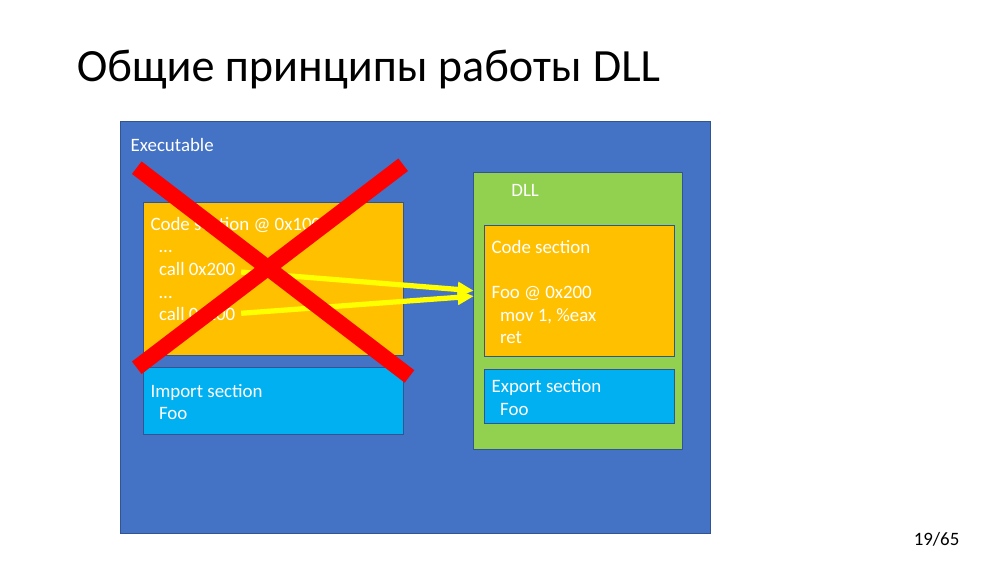
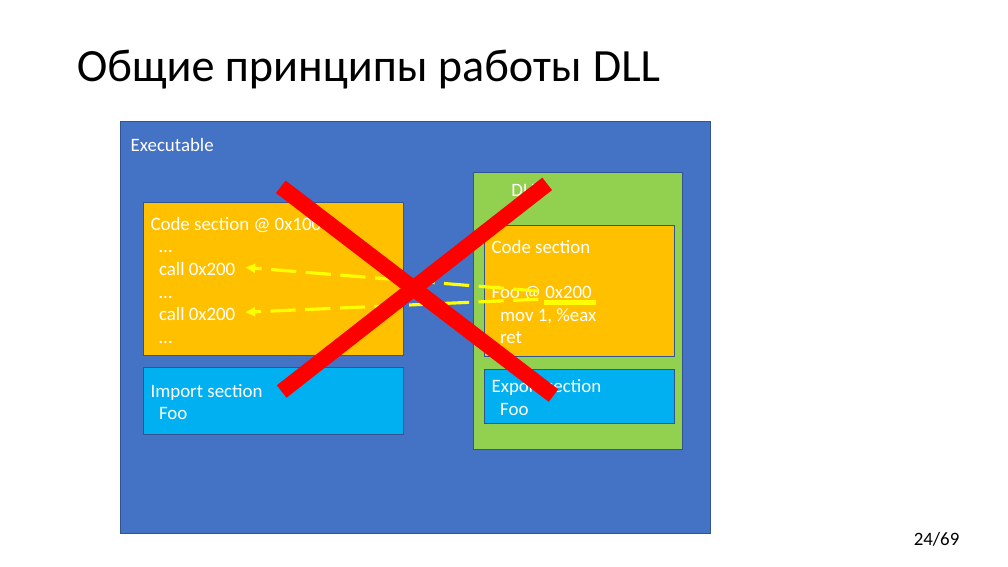
Before and after one commit to yugr/CppRussia, a slide deck: slide 24 of 2024/RU.pptx (slide 19 before the commit). Drawn at 1008x567 pixels with LibreOffice and Linux fonts; fonts in the diff are those of the drawing. Boxes give left, top, right and bottom in pixels: in the first picture for what was removed or moved away, otherwise in the second. Text is boxed around its words. In the diff, an @@ line names an element or a change of style, - is before the commit and + after.

```diff
--- a/2024/RU.pptx
+++ b/2024/RU.pptx
@@ arrow moved from (241, 313) - (473, 296) to (281, 187) - (554, 395) @@
@@ arrow (281, 187) - (554, 395): arrow to line; stroke #FFFF00 5 pt to #FF0000 15 pt @@
@@ line moved from (137, 368) - (403, 165) to (282, 392) - (547, 184) @@
@@ line moved from (137, 168) - (410, 377) to (538, 291) - (246, 268) @@
@@ line (538, 291) - (246, 268): line to arrow; stroke #FF0000 15 pt to #FFFF00 3 pt dashed @@
@@ arrow moved from (241, 272) - (473, 291) to (538, 299) - (246, 312) @@
@@ arrow (538, 299) - (246, 312): stroke #FFFF00 5 pt to #FFFF00 3 pt dashed @@
@@ line added from (544, 302) to (596, 302), #FFFF00 5 pt @@
@@ page number at bbox=[914, 532, 960, 546]: text changed @@
-19/65
+24/69
```
Also in this commit, not shown: 13 other slides changed, 5 slides added, 1 slide removed, 1 other file.
